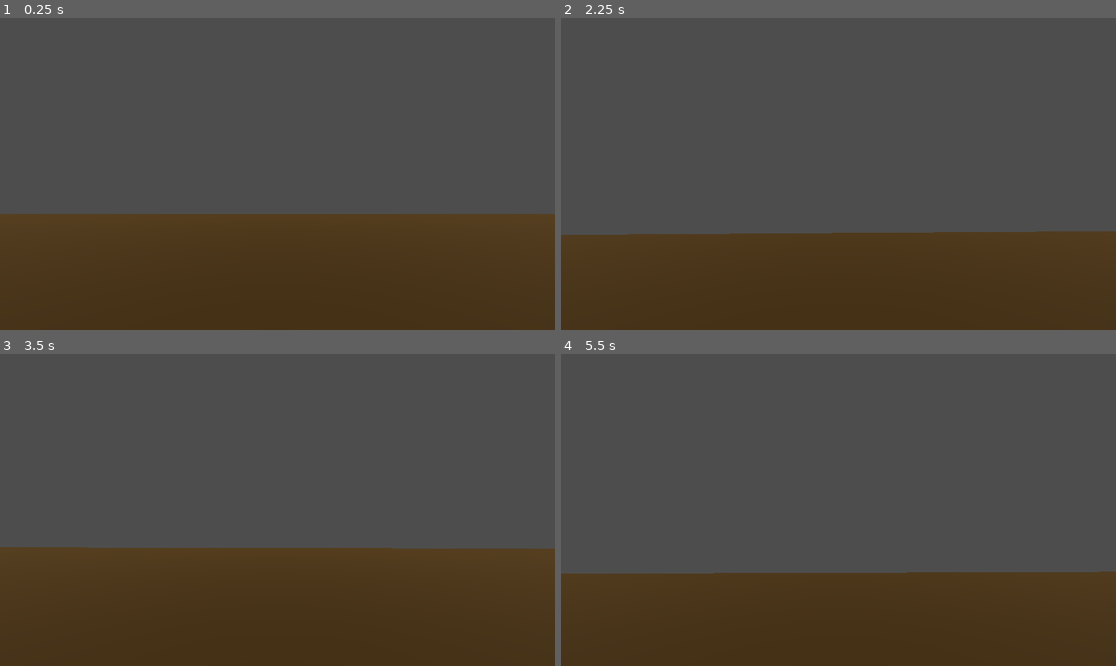
Above: before the commit, frames 1-4 (two rows, left to right).
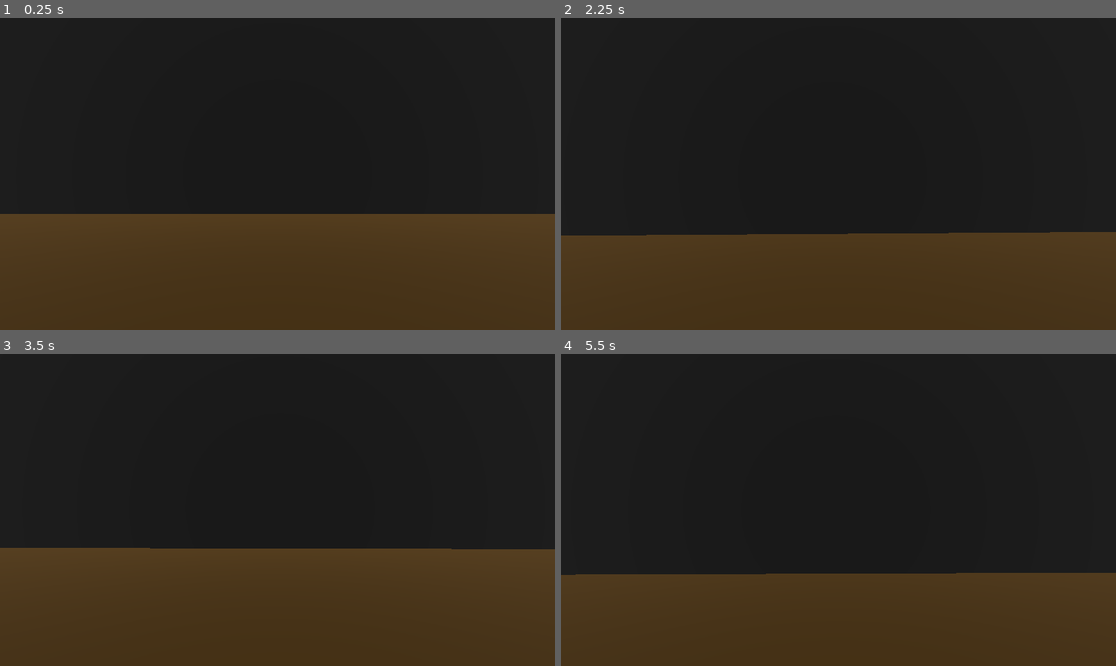
Above: after the commit, the same moments.

Repository: conner12345678/3DGameGit
Game: Godot game, scene res://main.tscn
Same seed, same stepped clock (60 frames per second), same inputs: the game is played once before the commit and once after it.
Inputs (mouse positions are in pixels of both pictures, inside the frame that each line leads up to):
- Up to frame 1 (0.25 s): no input
- Up to frame 2 (2.25 s): tap Enter at 0.5 s; move the mouse to (866, 174) at 0.52 s; move the mouse to (810, 174) at 1.27 s; tap Space at 2 s; move the mouse to (849, 167) at 2.02 s
- Up to frame 3 (3.5 s): move the mouse to (271, 516) at 2.77 s
- Up to frame 4 (5.5 s): tap Enter at 3.5 s; move the mouse to (877, 513) at 3.52 s; move the mouse to (794, 506) at 4.27 s; tap Space at 5 s; move the mouse to (844, 510) at 5.02 s

The runs differ from the first frame. In frame 1, 63% of the frame differs, in the area x 0-100%, y 0-63%; in frame 2, 69%; in frame 3, 62%; in frame 4, 70%, in the area x 0-100%, y 0-71%.

Commit message:
Walls
Added walls around where player starts

Diff:
--- a/3dGame1/main.tscn
+++ b/3dGame1/main.tscn
@@ -16,4 +16,19 @@
 transform = Transform3D(1, 0, 0, 0, 0.927262, 0.374412, 0, -0.374412, 0.927262, 0, 4.64513, 0)
 
 [node name="Wall" parent="." instance=ExtResource("3_n2q52")]
-transform = Transform3D(1, 0, 0, 0, 0.8, 0, 0, 0, 0.1, 4, 0, 10)
+transform = Transform3D(10.8957, 0, 0, 0, 12.408, 0, 0, 0, 0.1, 8.82689, 6.18507, 9.46304)
+
+[node name="Wall2" parent="." instance=ExtResource("3_n2q52")]
+transform = Transform3D(10.8957, 0, 0, 0, 12.408, 0, 0, 0, 0.1, -8.83152, 6.18507, 9.46304)
+
+[node name="Wall5" parent="." instance=ExtResource("3_n2q52")]
+transform = Transform3D(28.3727, 0, 0, 0, 12.408, 0, 0, 0, 0.1, -0.0384192, 6.18507, -9.35199)
+
+[node name="Wall4" parent="." instance=ExtResource("3_n2q52")]
+transform = Transform3D(-8.24773e-07, 0, 0.1, 0, 12.408, 0, -18.8686, 0, -4.37114e-09, -14.2923, 6.18507, -0.0145755)
+
+[node name="Wall6" parent="." instance=ExtResource("3_n2q52")]
+transform = Transform3D(-8.24773e-07, 0, 0.1, 0, 12.408, 0, -18.8686, 0, -4.37114e-09, 14.2105, 6.18507, -0.0145755)
+
+[node name="Wall3" parent="." instance=ExtResource("3_n2q52")]
+transform = Transform3D(6.71953, 0, 0, 0, 5.11014, 0, 0, 0, 0.1, -0.0101798, 9.80661, 9.46304)
